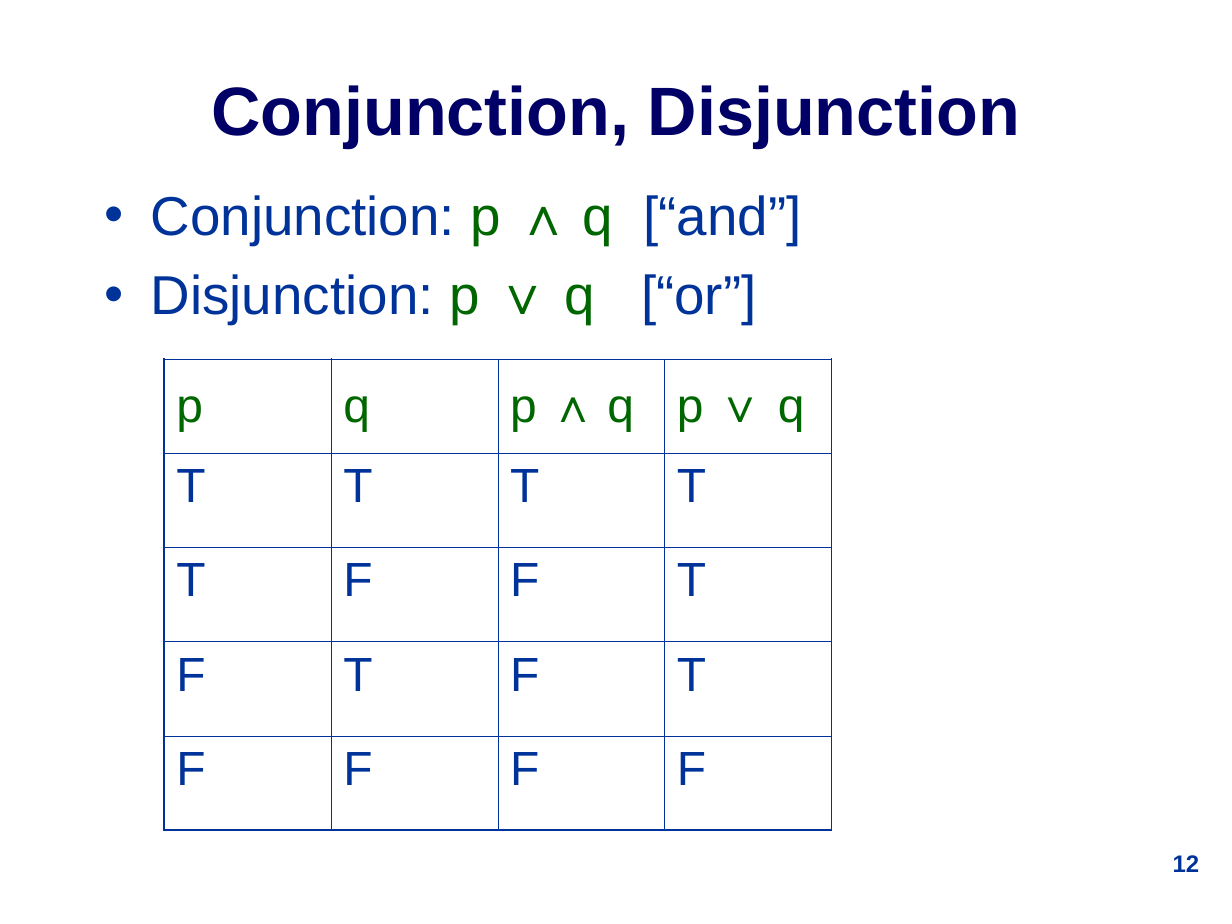
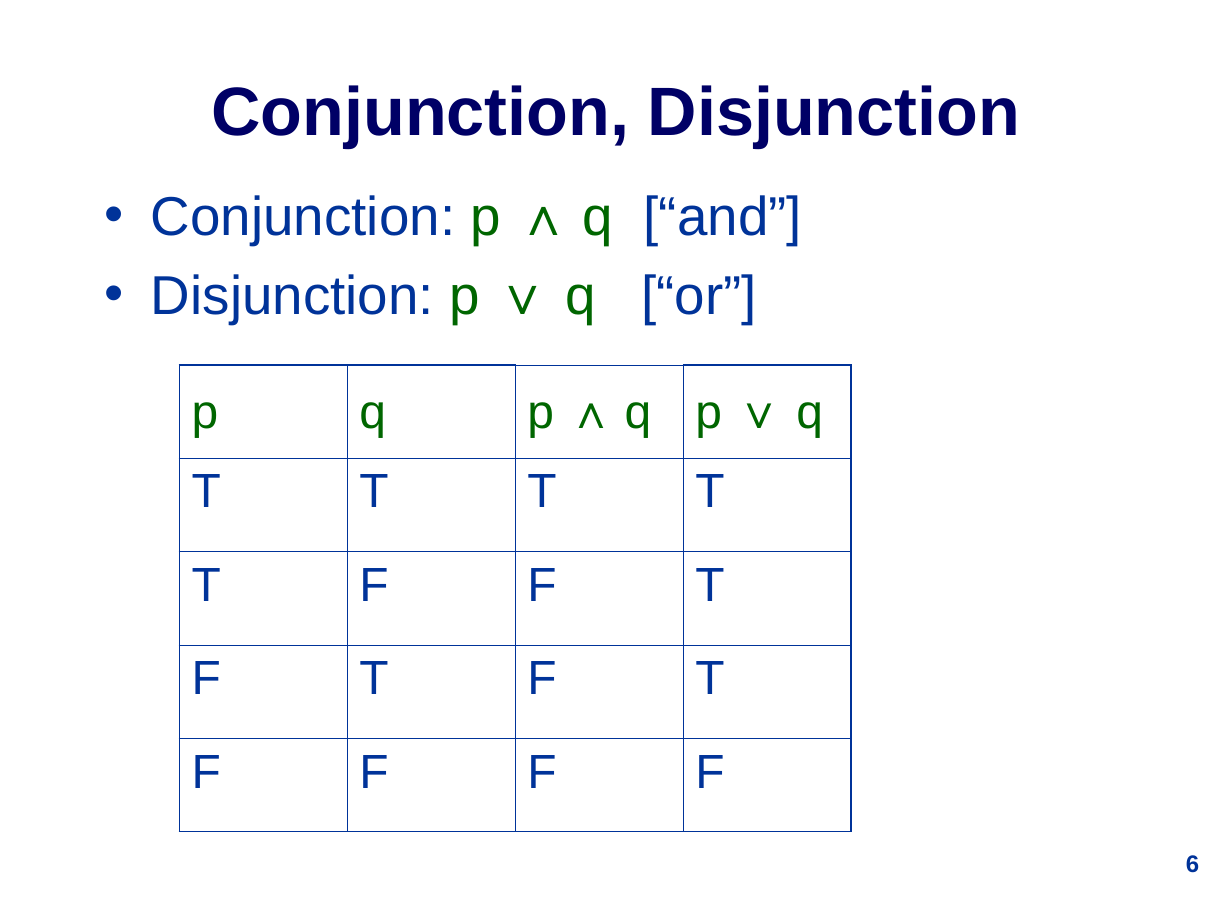
Before and after one commit to udohsolomon/lecture_slide_programming, a slide deck: slide 6 of week_1/1019Lec1.ppt (slide 12 before the commit). Drawn at 1232x924 pixels with LibreOffice and Linux fonts; fonts in the diff are those of the drawing. Boxes give left, top, right and bottom in pixels: in the first picture for what was removed or moved away, otherwise in the second. Text is boxed around its words. In the diff, an @@ line names an element or a change of style, - is before the commit and + after.

```diff
--- a/week_1/1019Lec1.ppt
+++ b/week_1/1019Lec1.ppt
@@ table: place and size @@
-table at [164,360,829,830]
+table at [180,365,850,832]
@@ page number at [1186,855,1199,873]: text changed @@
-12
+6
```
Also in this commit, not shown: 8 other slides changed, 10 slides added, 12 slides removed.
